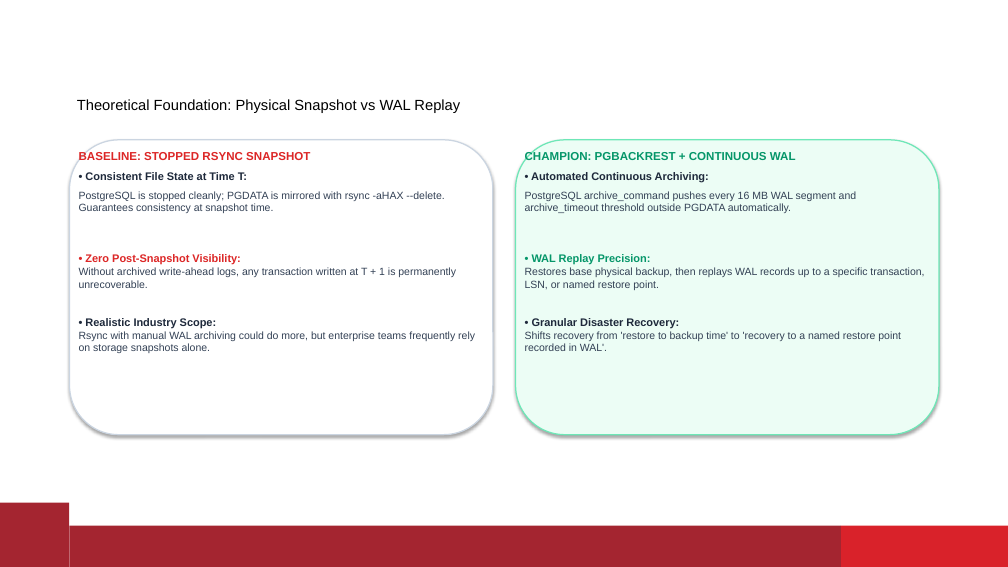
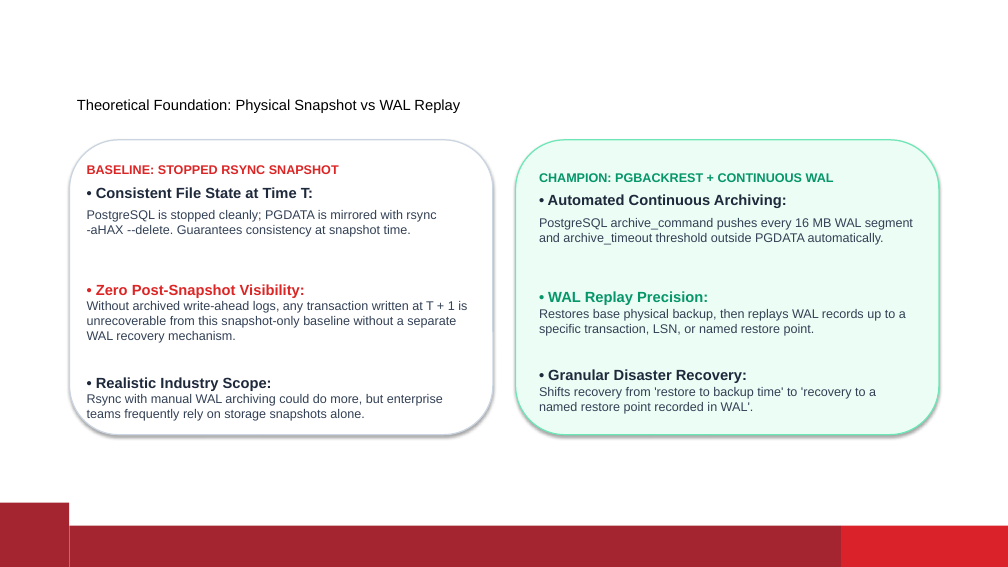
Before and after one commit to Aaryan-Sharma-5/devops_ia, a slide deck: slide 5 of docs/pgbackrest_ia_presentation.pptx. Drawn at 1008x567 pixels with LibreOffice and Linux fonts; fonts in the diff are those of the drawing; background and template pictures are left out. Boxes give left, top, right and bottom in pixels: in the first picture for what was removed or moved away, otherwise in the second. Text is boxed around its words. In the diff, an @@ line names an element or a change of style, - is before the commit and + after.

Commit message:
feat: add pgbackrest case study presentation, report, benchmark results, and build scripts

```diff
--- a/docs/pgbackrest_ia_presentation.pptx
+++ b/docs/pgbackrest_ia_presentation.pptx
@@ text "BASELINE: STOPPED RSYNC SNAPSHOT": place and size @@
-text "BASELINE: STOPPED RSYNC SNAPSHOT" at [79,151,475,353]
+text "BASELINE: STOPPED RSYNC SNAPSHOT" at [87,165,467,421]
@@ text at [87,165,443,421]: size 11 to 12 pt in "BASELINE: STOPPED RSYNC SNAPSHOT"; size 10.5 to 14 pt in "• Consistent File State at Time T:", "• Realistic Industry Scope:"; size 10 to 12 pt in "PostgreSQL is stopped cleanly; PGDATA is mirrored ...", "Rsync with manual WAL archiving could do ..." @@
@@ text "CHAMPION: PGBACKREST + CONTINUOUS WAL": place and size @@
-text "CHAMPION: PGBACKREST + CONTINUOUS WAL" at [525,151,924,351]
+text "CHAMPION: PGBACKREST + CONTINUOUS WAL" at [539,173,913,414]
@@ text "CHAMPION: PGBACKREST + CONTINUOUS WAL" at [539,173,913,414]: size 11 to 12 pt in "CHAMPION: PGBACKREST + CONTINUOUS WAL"; size 10.5 to 14 pt in "• Automated Continuous Archiving:", "• WAL Replay Precision:", "• Granular Disaster Recovery:"; size 10 to 12 pt in "PostgreSQL archive_command pushes every 16 MB WAL ...", "Restores base physical backup, then replays WAL ...", "Shifts recovery from 'restore to backup time' ..." @@
@@ text at [87,284,467,343]: text changed; size 10 to 12 pt @@
-• Zero Post-Snapshot Visibility:
-Without archived write-ahead logs, any transaction written at T + 1 is permanently unrecoverable.
+• Zero Post-Snapshot Visibility:
+Without archived write-ahead logs, any transaction written at T + 1 is unrecoverable from this snapshot-only baseline without a separate WAL recovery mechanism.
```
Also in this commit, not shown: 11 other slides changed, 13 other files.
